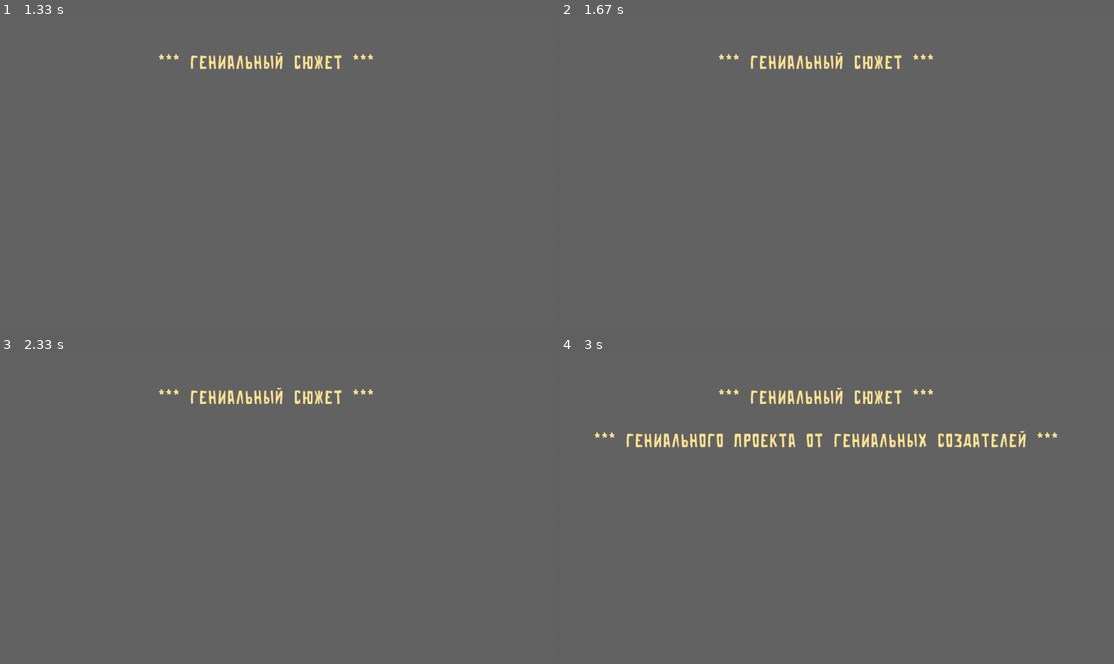
Above: before the commit, frames 1-4 (two rows, left to right).
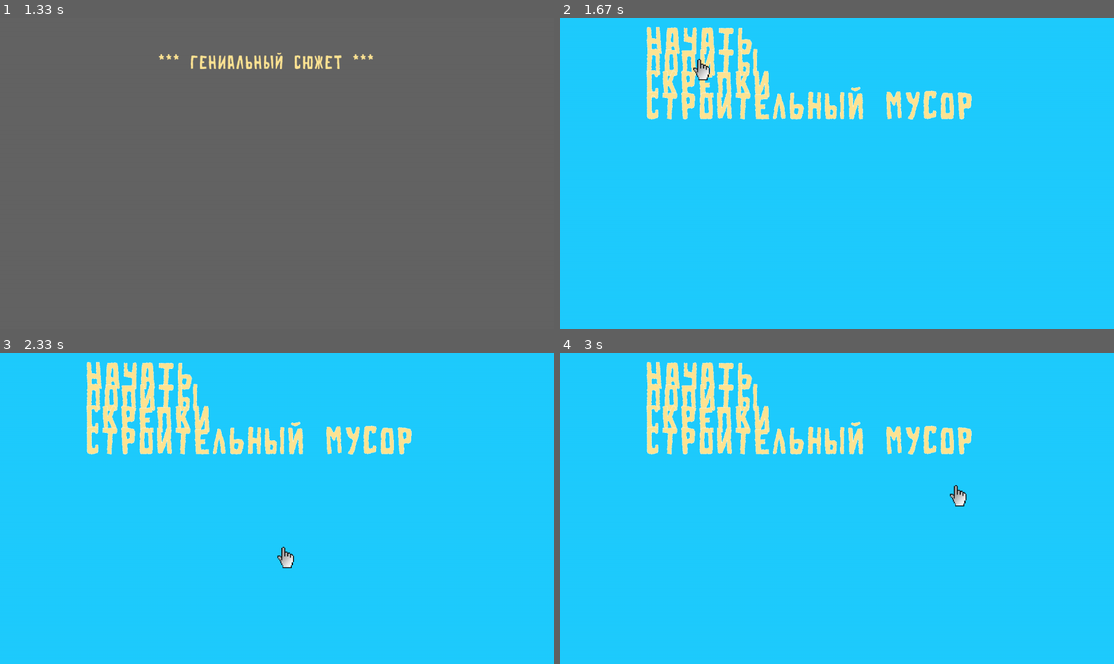
Above: after the commit, the same moments.

Repository: realReloadTime/GoodAppsProduction
Game: pygame game, started from start.py
Same seed, same stepped clock (60 frames per second), same inputs: the game is played once before the commit and once after it.
Inputs (mouse positions are in pixels of both pictures, inside the frame that each line leads up to):
- Up to frame 1 (1.33 s): click "Новая игра" at 0.38 s; tap Esc at 0.67 s; click (360, 64) at 1.05 s
- Up to frame 2 (1.67 s): click (692, 58) at 1.38 s
- Up to frame 3 (2.33 s): click (77, 499) at 1.72 s; click (277, 545) at 2.05 s
- Up to frame 4 (3 s): click (981, 558) at 2.38 s; click (947, 483) at 2.72 s

Frame 1 is identical in both runs. In frame 2, 100% of the frame differs, in the area x 0-100%, y 0-100%; in frame 3, 100%; in frame 4, 100%.

Commit message:
added buttons class

Diff:
--- /dev/null
+++ b/button.py
@@ -0,0 +1,44 @@
+import pygame
+import os
+import sys
+
+pygame.init()
+
+
+def clear_and_load_image(name, colorkey=None):
+    fullname = os.path.join('data', name)
+    # если файл не существует, то выходим
+    if not os.path.isfile(fullname):
+        print(f"Файл с изображением '{fullname}' не найден")
+        sys.exit()
+
+    image = pygame.image.load(fullname)
+    if colorkey is not None:
+        image = image.convert()
+        if colorkey == -1:
+            colorkey = image.get_at((0, 0))
+        image.set_colorkey(colorkey)
+    else:
+        image = image.convert_alpha()
+
+    return image
+
+
+class Button(pygame.sprite.Sprite):
+    def __init__(self, name, coords, *group):
+        super().__init__(*group)
+        self.name = name
+        self.image = clear_and_load_image('clear_image.png', -1)
+        self.coords = coords
+        font = pygame.font.Font('data/start_shr.ttf', 100)
+        text_surface = font.render(name, True, pygame.Color('#FFE594'))
+        pygame.transform.scale(self.image, text_surface.get_size())
+        self.image.blit(text_surface, (0, 0))
+        self.rect = coords
+
+    def clicked(self, mouse_pos):
+        x, y = mouse_pos
+        if self.coords[0] <= x <= self.coords[0] + self.rect[0] and\
+           self.coords[1] <= y <= self.coords[1] + self.rect[1]:
+            return True
+        return False
--- a/start.py
+++ b/start.py
@@ -4,6 +4,7 @@
 # Начать разработку дата базы для сохранения данных
 
 import pygame
+from button import Button
 from win32api import GetSystemMetrics
 import os
 import sys
@@ -31,6 +32,12 @@
         self.selected_screen = self.all_screens[0]
         self.start_plot_played = False
 
+        self.buttons_start_group = pygame.sprite.Group()
+        font = pygame.font.Font(None, 100)
+        buttons = ['Начать', 'Попиты', 'Скрепки', 'Строительный мусор']
+        for button in buttons:
+            new_button = Button(button, (200, 50 * buttons.index(button)), self.buttons_start_group)
+
         # запускаем приложение
         self.app_running()
 
@@ -47,8 +54,7 @@
         cursor = pygame.transform.scale(cursor, (40, 50))
 
         while running:
-            self.screen.fill((31, 204, 255))  # голубой цвет(заглушка для фона)
-
+            # self.screen.fill((31, 204, 255))  # голубой цвет(заглушка для фона)
             for event in pygame.event.get():
                 if event.type == pygame.QUIT or \
                         event.type == pygame.KEYDOWN and event.key == pygame.K_ESCAPE:  # выход на кнопку ESC
@@ -69,6 +75,7 @@
                 if event.type == pygame.MOUSEBUTTONDOWN:  # проверка нажатия мыши
 
                     if self.selected_screen == self.all_screens[0]:
+
                         # нажатие по кнопке выхода
                         if self.menu_button_location[3][0] <= event.pos[0] <=\
                                 self.menu_button_location[3][0] + self.menu_button_location[3][2] and\
@@ -76,18 +83,22 @@
                                 self.menu_button_location[3][1] + self.menu_button_location[3][3]:
                             self.app_end()
                             running = False
+
                         # нажатие по кнопке Новая Игра
                         elif self.menu_button_location[0][0] <= event.pos[0] <=\
                                 self.menu_button_location[0][0] + self.menu_button_location[0][2] and\
                                 self.menu_button_location[0][1] <= event.pos[1] <=\
                                 self.menu_button_location[0][1] + self.menu_button_location[0][3]:
                             self.selected_screen = self.all_screens[1]
+
+
                         # нажатие по кнопке Продолжить
                         elif self.menu_button_location[1][0] <= event.pos[0] <=\
                                 self.menu_button_location[1][0] + self.menu_button_location[1][2] and\
                                 self.menu_button_location[1][1] <= event.pos[1] <=\
                                 self.menu_button_location[1][1] + self.menu_button_location[1][3]:
                             self.selected_screen = self.all_screens[2]
+
                         # нажатие по кнопке Авторы
                         elif self.menu_button_location[2][0] <= event.pos[0] <=\
                                 self.menu_button_location[2][0] + self.menu_button_location[2][2] and\
@@ -95,6 +106,11 @@
                                 self.menu_button_location[2][1] + self.menu_button_location[2][3]:
                             self.selected_screen = self.all_screens[3]
 
+                    if self.selected_screen == self.all_screens[1]:
+                        for sprite in self.buttons_start_group.sprites():
+                            if sprite.clicked(event.pos):
+                                print(sprite.name)
+
             if not running:
                 continue
 
@@ -105,6 +121,7 @@
                 if not self.start_plot_played:
                     self.start_plot()
                     self.start_plot_played = True
+                self.starting_screen()
 
             if self.selected_screen == 'Desktop':
                 pass
@@ -163,14 +180,19 @@
 
         self.screen.blit(text, (text_x, text_y))
 
-    def start_plot(self):
+    def start_plot(self):  # показ сюжета
         clock = pygame.time.Clock()
+        skip_plot = False
         plot_text = open('data/plot.txt', mode='r', encoding='utf-8').read().split('FE')
-        for line in plot_text:
+        for line in plot_text:  # для каждой страницы ('FE')
             self.screen.fill((100, 100, 100))
             true_text = line.split('\n')
             wait = 0
-            for ind, element in enumerate(true_text):
+            if skip_plot:
+                break
+            for ind, element in enumerate(true_text):  # для каждой строчки
+                if skip_plot:
+                    break
                 if 'Продай' not in element and\
                    'овольно' not in element and\
                    'друга' not in element and\
@@ -206,13 +228,20 @@
                 pygame.display.flip()
                 clock.tick(2)
                 wait = ind
+                for event in pygame.event.get():
+                    if event.type == pygame.QUIT or event.type == pygame.KEYDOWN and event.key == pygame.K_ESCAPE:
+                        skip_plot = True
                 if element != '\n':
                     clock.tick(2)
             for i in range(wait):
-                clock.tick(1)
+                if not skip_plot:
+                    clock.tick(3)
+                else:
+                    clock.tick(999999)
 
     def starting_screen(self):  # здесь будет рисоваться стартовый экран
-        pass
+        self.screen.fill((31, 204, 255))  # голубой цвет(заглушка для фона)
+        self.buttons_start_group.draw(self.screen)
 
     def desktop_screen(self):  # здесь будет рисоваться "рабочий" стол
         pass
Binary file added: data/button_shr.ttf
Binary file added: data/clear_image.png
